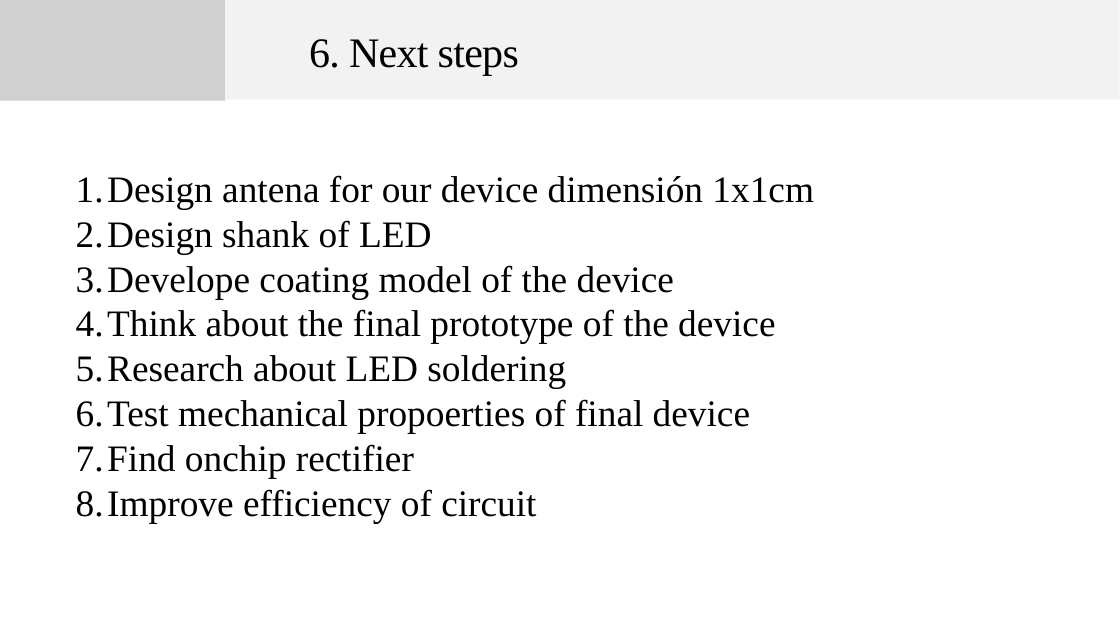
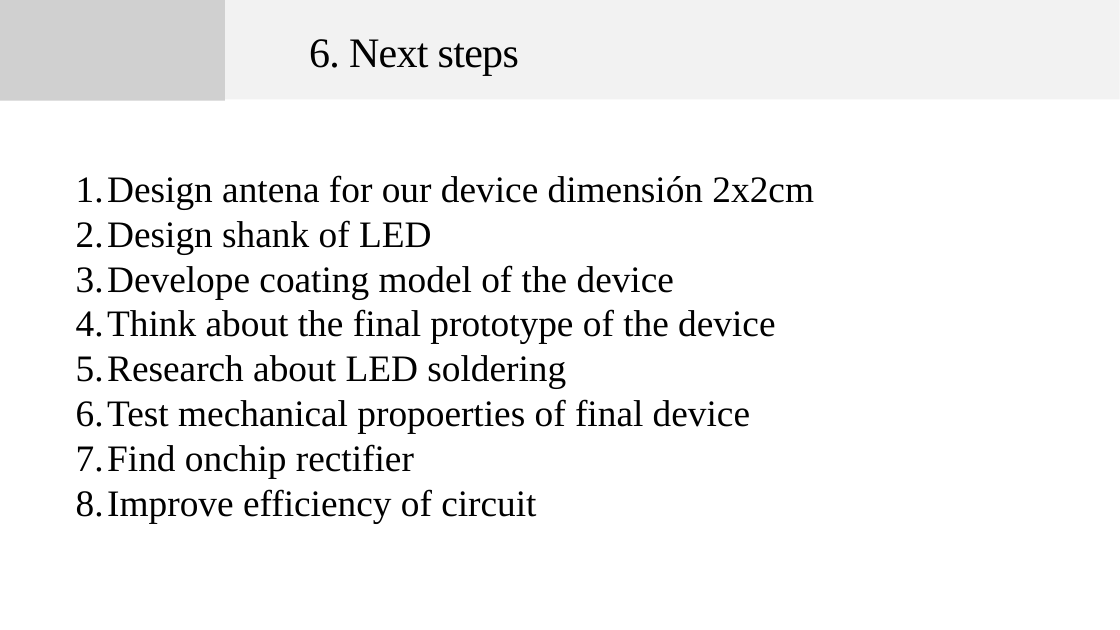
Before and after one commit to GGChe/Bioimplantable_Device, a slide deck: slide 6 of Individual_Contribution/GabrielGaleote/proofOfConcept/proofOfConcept.pptx. Drawn at 1120x630 pixels with LibreOffice and Linux fonts; fonts in the diff are those of the drawing; grey boxes stand for pictures. Boxes give left, top, right and bottom in pixels: in the first picture for what was removed or moved away, otherwise in the second. Text is boxed around its words. In the diff, an @@ line names an element or a change of style, - is before the commit and + after.

```diff
--- a/Individual_Contribution/GabrielGaleote/proofOfConcept/proofOfConcept.pptx
+++ b/Individual_Contribution/GabrielGaleote/proofOfConcept/proofOfConcept.pptx
@@ text at (76,175,814,209): text changed @@
-1. Design antena for our device dimensión 1x1cm
+1. Design antena for our device dimensión 2x2cm
```
Also in this commit, not shown: 3 other files.
